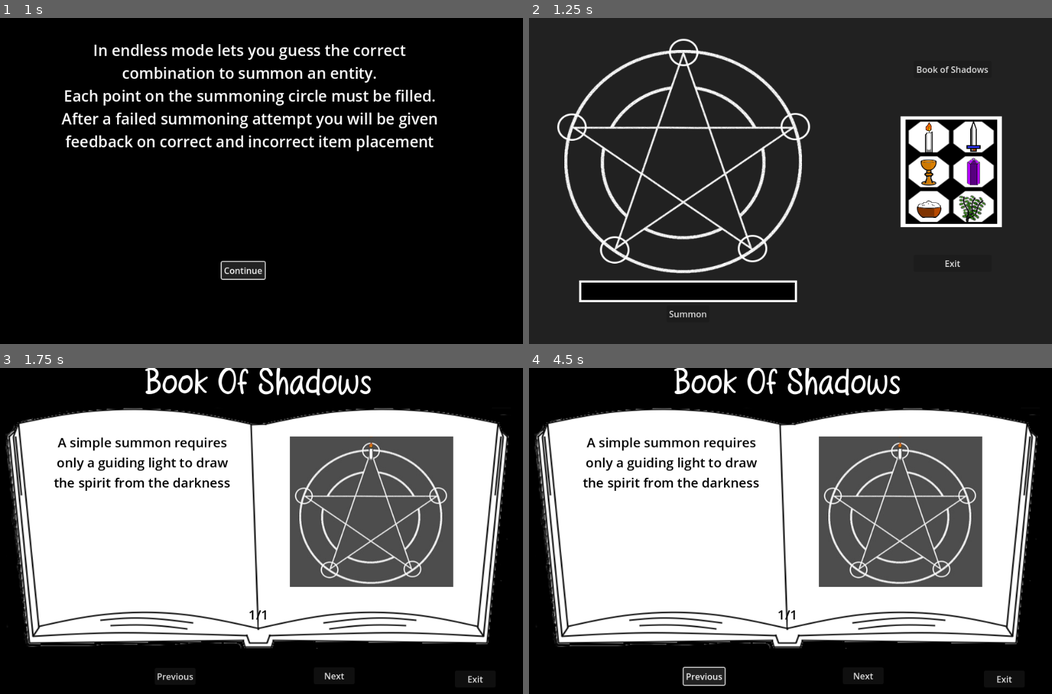
Above: before the commit, frames 1-4 (two rows, left to right).
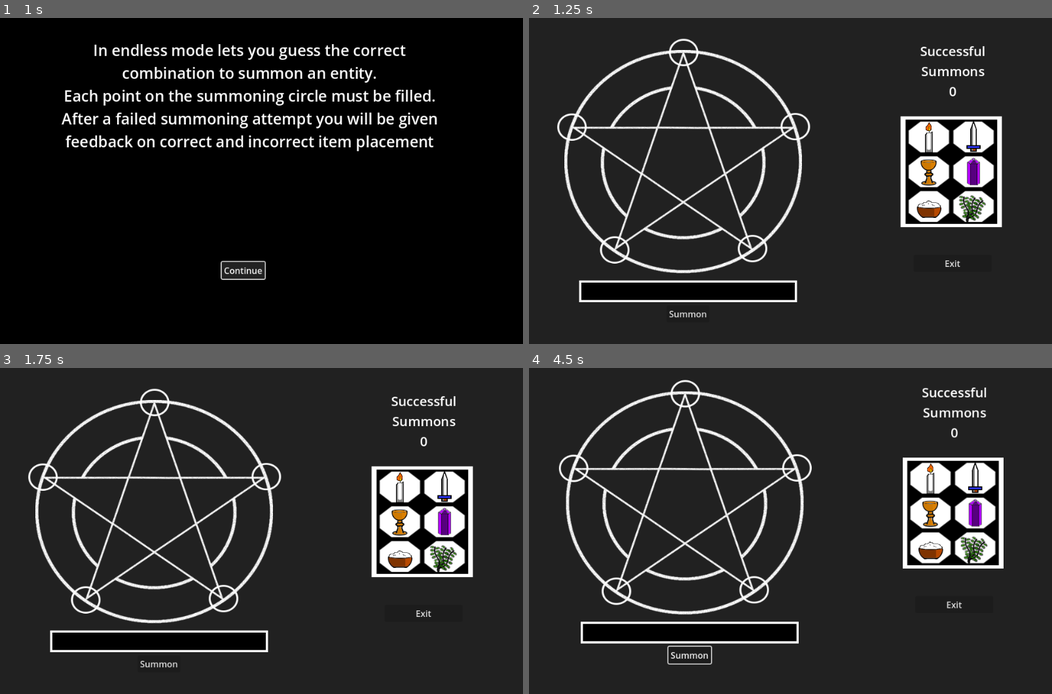
Above: after the commit, the same moments.

Repository: harmadillotw/LD55
Game: Godot game, scene res://Scenes/endless_start.tscn
Same seed, same stepped clock (60 frames per second), same inputs: the game is played once before the commit and once after it. This scene is started directly instead of the project's main scene. Sound files missing from this copy of the repository are replaced by a short silence.
Inputs (mouse positions are in pixels of both pictures, inside the frame that each line leads up to):
- Up to frame 1 (1 s): click "Continue" at 0.5 s
- Up to frame 2 (1.25 s): no input
- Up to frame 3 (1.75 s): click (423, 420) at 1.25 s, where only the run before the commit has a clickable "Book of Shadows"
- Up to frame 4 (4.5 s): click (863, 674) at 2 s, where only the run before the commit has a clickable "Next"; click (863, 674) at 2.75 s, where only the run before the commit has a clickable "Next"; click "Summon" at 3.5 s; click (701, 677) at 4.25 s, where only the run before the commit has a clickable "Previous"

Frame 1 is identical in both runs. In frame 2, 0.5% of the frame differs, in the area x 74-88%, y 8-25%; in frame 3, 93%; in frame 4, 94%, in the area x 0-100%, y 0-100%.

Commit message:
fix endless mode not starting
Story mode was starting instead

Diff:
--- a/Scenes/MainSceneController.gd
+++ b/Scenes/MainSceneController.gd
@@ -270,4 +270,5 @@
 
 func _on_button_2_pressed():
 	play_sound(click_sound)
+	Global.spawn_active = false
 	get_tree().change_scene_to_file("res://Scenes/MainMenuScene1.tscn")
--- a/Scenes/endless_start.tscn
+++ b/Scenes/endless_start.tscn
@@ -1,6 +1,6 @@
 [gd_scene load_steps=3 format=3 uid="uid://d2nnr0xrbsss8"]
 
-[ext_resource type="Script" path="res://stroy_start.gd" id="1_xjtk4"]
+[ext_resource type="Script" path="res://Scripts/endless_start.gd" id="1_j2f2q"]
 [ext_resource type="AudioStream" uid="uid://yafxan127jfu" path="res://Sounds/click.wav" id="2_kqmsi"]
 
 [node name="Control" type="Control"]
@@ -10,7 +10,7 @@
 anchor_bottom = 1.0
 grow_horizontal = 2
 grow_vertical = 2
-script = ExtResource("1_xjtk4")
+script = ExtResource("1_j2f2q")
 
 [node name="ColorRect" type="ColorRect" parent="."]
 layout_mode = 0
--- a/Scenes/story_start.tscn
+++ b/Scenes/story_start.tscn
@@ -1,6 +1,6 @@
 [gd_scene load_steps=3 format=3 uid="uid://bu5iibqy135b5"]
 
-[ext_resource type="Script" path="res://stroy_start.gd" id="1_0r5q6"]
+[ext_resource type="Script" path="res://Scripts/stroy_start.gd" id="1_0r5q6"]
 [ext_resource type="AudioStream" uid="uid://yafxan127jfu" path="res://Sounds/click.wav" id="2_3n5gu"]
 
 [node name="Control" type="Control"]
--- a/Scripts/EndlessSceneController.gd
+++ b/Scripts/EndlessSceneController.gd
@@ -339,6 +339,7 @@
 
 func _on_v_exit_button_pressed():
 	await play_sound(click_sound)
+	Global.spawn_active = false
 	get_tree().change_scene_to_file("res://Scenes/MainMenuScene1.tscn")
 
 
--- /dev/null
+++ b/Scripts/endless_start.gd
@@ -0,0 +1,17 @@
+extends Control
+
+const pre_endless_main = preload("res://Scenes/MainEndlessScene.tscn")
+# Called when the node enters the scene tree for the first time.
+func _ready():
+	pass # Replace with function body.
+
+
+# Called every frame. 'delta' is the elapsed time since the previous frame.
+func _process(delta):
+	pass
+
+
+func _on_button_pressed():
+	$AudioStreamPlayer.play()
+	await $AudioStreamPlayer.finished
+	get_tree().change_scene_to_packed(pre_endless_main)
--- a/project.godot
+++ b/project.godot
@@ -18,6 +18,7 @@
 [autoload]
 
 Global="*res://Scripts/Global.gd"
+MasterAudioStreamPlayer="*res://Scenes/audio_stream_player.tscn"
 MusicStreamPlayer="*res://Scenes/audio_stream_player.tscn"
 
 [display]
Renamed: stroy_start.gd -> Scripts/stroy_start.gd
Not shown, changed: export_presets.cfg
